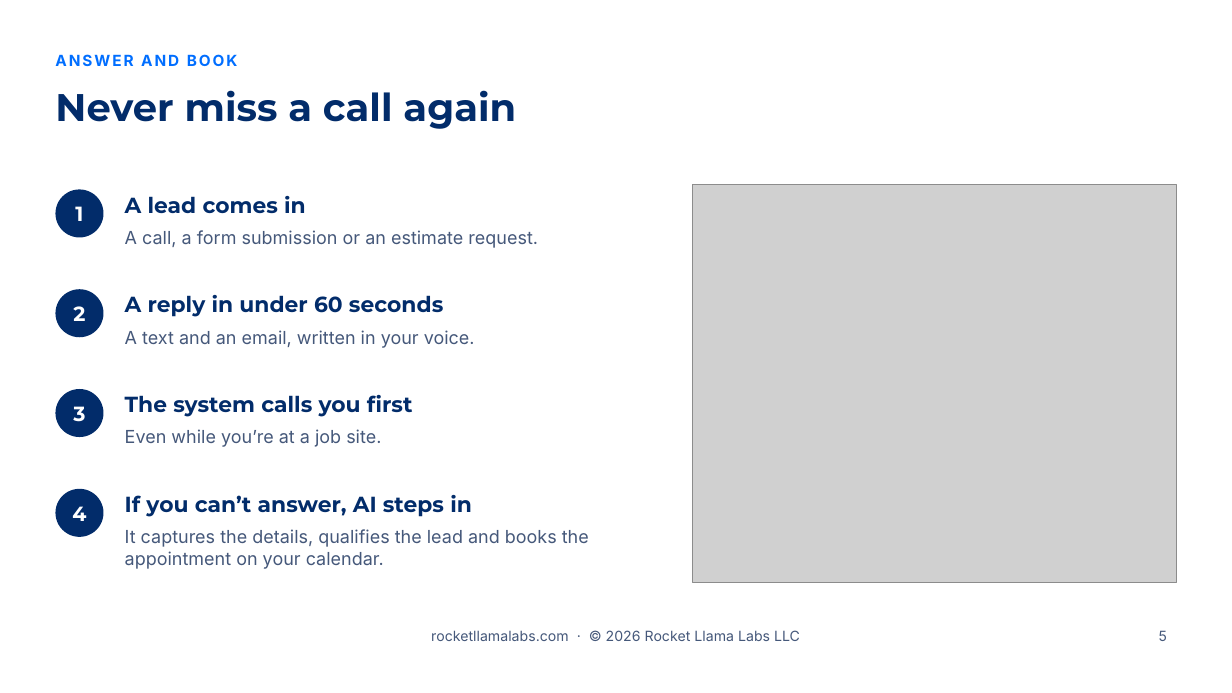
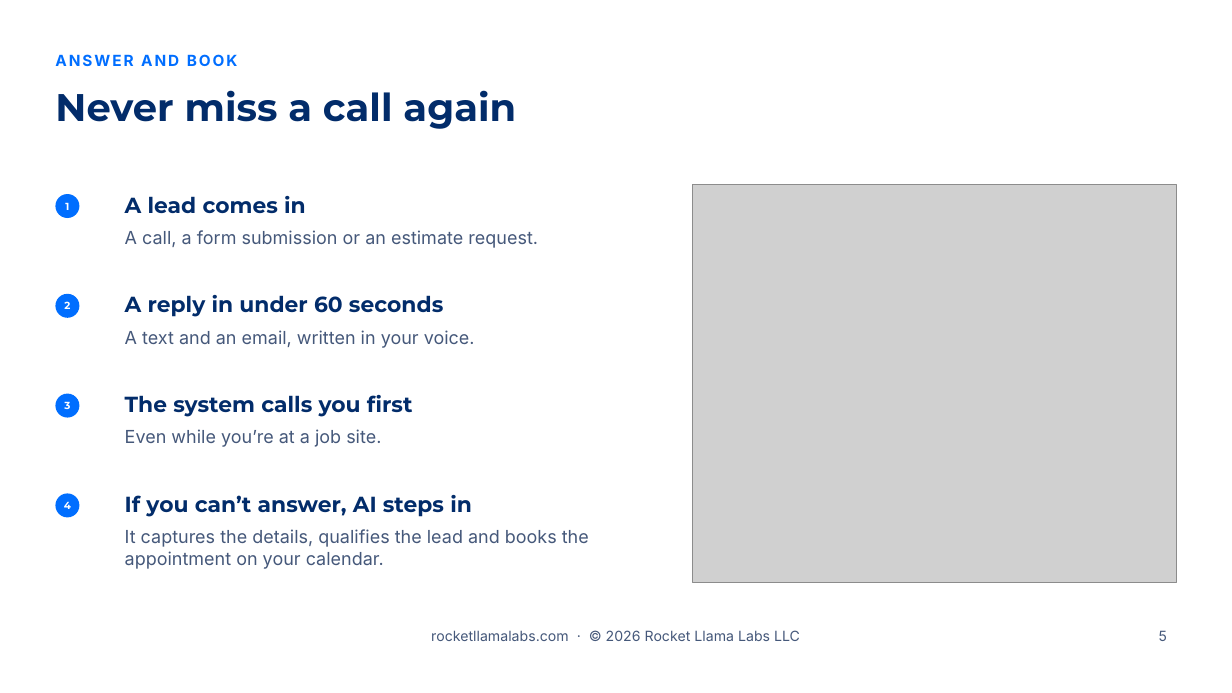
Before and after one commit to RocketLlamaLabs/rocketllama-website, a slide deck: slide 5 of public/slides/v1/rocket-llama-labs-sales-presentation-v1.pptx. Drawn at 1232x693 pixels with LibreOffice and Linux fonts; fonts in the diff are those of the drawing; grey boxes stand for pictures; background and template pictures are left out. Boxes give left, top, right and bottom in pixels: in the first picture for what was removed or moved away, otherwise in the second. Text is boxed around its words. In the diff, an @@ line names an element or a change of style, - is before the commit and + after.

```diff
--- a/public/slides/v1/rocket-llama-labs-sales-presentation-v1.pptx
+++ b/public/slides/v1/rocket-llama-labs-sales-presentation-v1.pptx
@@ ellipse "1": place and size @@
-ellipse "1" at <box>55,189,104,238</box>
+ellipse "1" at <box>55,194,79,218</box>
@@ ellipse "2": place and size @@
-ellipse "2" at <box>55,289,104,337</box>
+ellipse "2" at <box>55,294,79,318</box>
@@ ellipse "3": place and size @@
-ellipse "3" at <box>55,389,104,437</box>
+ellipse "3" at <box>55,394,79,418</box>
@@ size 16 to 8 pt; fill #022C6A to #006EFF in 4 elements at <box>55,194,79,218</box>, <box>55,294,79,318</box>, <box>55,394,79,418</box>, <box>55,494,79,518</box> @@
@@ ellipse "4": place and size @@
-ellipse "4" at <box>55,489,104,537</box>
+ellipse "4" at <box>55,494,79,518</box>
```
Also in this commit, not shown: 2 other slides changed, 3 other files.
